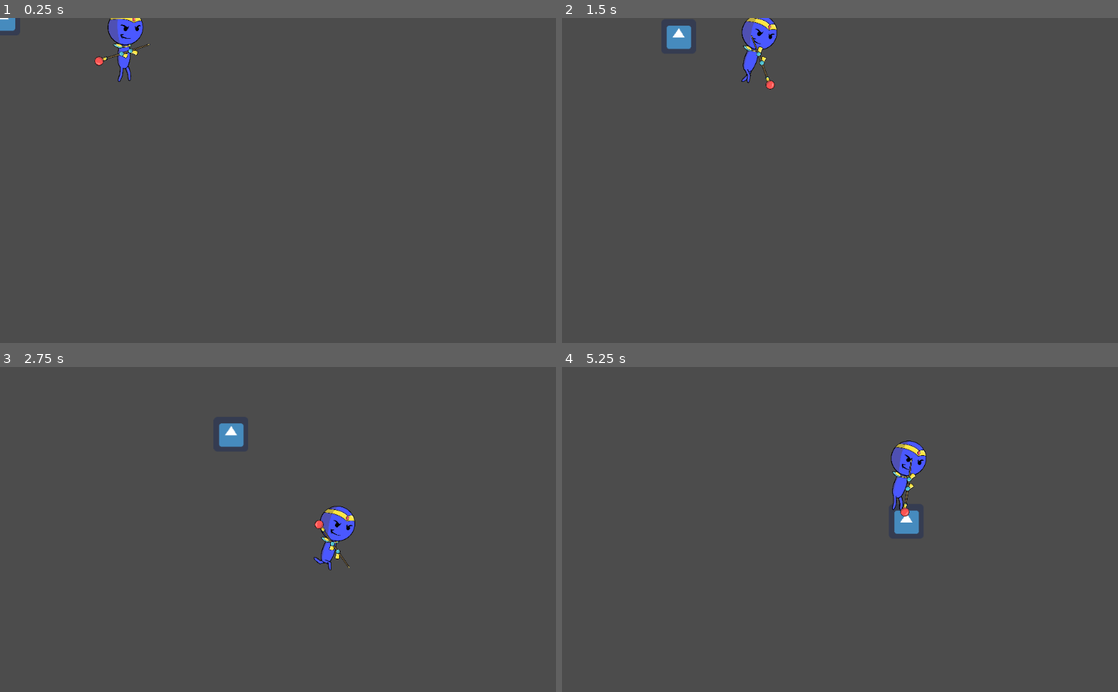
Above: before the commit, frames 1-4 (two rows, left to right).
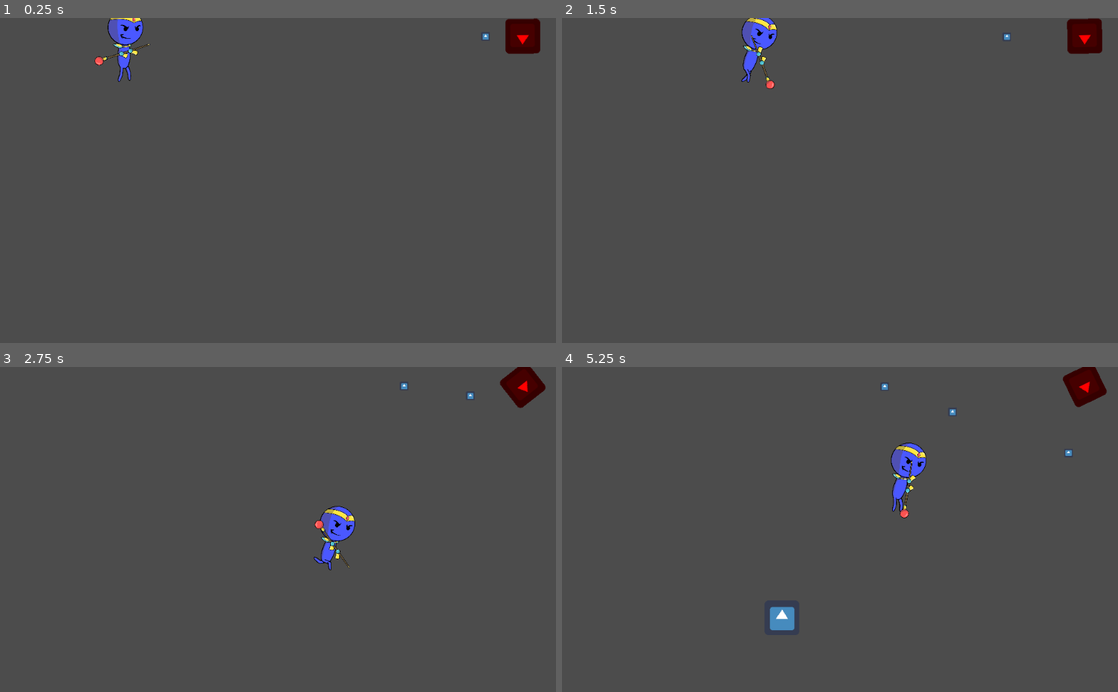
Above: after the commit, the same moments.

Repository: harchrisdytian/SUNY_Wowie_jam_2021
Game: Godot game, scene res://test_levels/Dale Test.tscn
The game is run twice, just before and just after one commit, with the same random seed, the same clock (stepped at 60 frames per second) and the same inputs. The project has no main scene, so this scene is started directly. The engine's default icon, where the game draws it, is replaced by a stand-in: a white triangle on a blue panel in a dark square.
Inputs (mouse positions are in pixels of both pictures, inside the frame that each line leads up to):
- Up to frame 1 (0.25 s): no input
- Up to frame 2 (1.5 s): move the mouse to (962, 164) at 0.52 s; hold D (right) 0.53-1.28 s; click (962, 164) at 0.67 s; move the mouse to (728, 196) at 1.27 s; hold S (backwards) from 1.28 s (still down); click (728, 196) at 1.42 s
- Up to frame 3 (2.75 s): move the mouse to (333, 458) at 2.02 s; release S (backwards) at 2.03 s; hold D (right) from 2.03 s (still down); click (333, 458) at 2.17 s
- Up to frame 4 (5.25 s): move the mouse to (812, 594) at 2.77 s; release D (right) at 2.78 s; hold W (forward) 2.78-3.53 s; click (812, 594) at 2.92 s; move the mouse to (1006, 578) at 3.52 s; hold A (left) 3.53-5.03 s; click (1006, 578) at 3.67 s; move the mouse to (673, 480) at 4.27 s; click (673, 480) at 4.42 s; move the mouse to (867, 529) at 5.02 s; hold S (backwards) from 5.03 s (still down); click (867, 529) at 5.17 s

The runs differ from the first frame. In frame 1, 0.8% of the frame differs, in the area x 0-98%, y 0-20%; in frame 2, 1.1%; in frame 3, 1.1%; in frame 4, 1.8%, in the area x 37-98%, y 0-81%.

Commit message:
turret

Diff:
--- /dev/null
+++ b/Development/Enemies/EnemyBullet.gd
@@ -0,0 +1,15 @@
+extends Area2D
+
+
+signal hit
+
+var velocity = Vector2(0,1)
+
+func _process(delta):
+	position += velocity
+
+
+
+func _on_EnemyBullet_body_entered(body):
+	if is_in_group("Player"):
+		emit_signal("hit")
--- a/Development/Enemies/Playerdetectionzone.gd
+++ b/Development/Enemies/Playerdetectionzone.gd
@@ -2,7 +2,6 @@
 
 
 var player = null
-
 
 
 func can_see_player():
--- /dev/null
+++ b/Development/Enemies/Turret.gd
@@ -0,0 +1,59 @@
+extends KinematicBody2D
+
+signal shoot(EnemyBullet,pos,vel)
+
+export (int) var detect_radius
+export (float) var fire_rate
+export (PackedScene) var EnemyBullet
+var vis_color = Color(.867, .91, .247, 0.1)
+
+var target
+var can_shoot = true
+var player
+
+func _ready():
+	$Sprite.self_modulate = Color(0.2, 0, 0)
+	#set the collision shape area's radius
+	var shape = CircleShape2D.new()
+	shape.radius = detect_radius
+	$Visibility/CollisionShape2D.shape = shape
+	$Shoottimer.wait_time = fire_rate
+
+func _physics_process(delta):
+	update()
+	if player != null:
+		look_at(player.position)
+		shoot()
+
+
+func shoot():
+	if can_shoot:
+		emit_signal("shoot", EnemyBullet, $Position2D.global_position, Vector2(1,0).rotated(rotation))
+		print("shooting")
+#		var b = EnemyBullet.instance()
+#		b.position = $Position2D.position
+#		b.velocity = Vector2(1,0)
+#		add_child(b)
+		$Shoottimer.start()
+		can_shoot = false
+
+func _on_Shoottimer_timeout():
+	can_shoot = true
+
+func _draw():
+	#displays the visibility area
+	draw_circle(Vector2(), detect_radius, vis_color)
+
+
+
+func _on_Visibility_body_entered(body):
+	if target:
+		return
+	target = body
+	$Sprite.self_modulate.r = 1.0
+
+
+func _on_Visibility_body_exited(body):
+	if body == target:
+		target = null
+		$Sprite.self_modulate.r = 0.2
--- a/Development/Enemies/Turret.tscn
+++ b/Development/Enemies/Turret.tscn
@@ -1,14 +1,22 @@
-[gd_scene load_steps=3 format=2]
+[gd_scene load_steps=5 format=2]
 
 [ext_resource path="res://Enemies/Turret.gd" type="Script" id=1]
 [ext_resource path="res://icon.png" type="Texture" id=2]
+[ext_resource path="res://Enemies/EnemyBullet.tscn" type="PackedScene" id=3]
+
+[sub_resource type="RectangleShape2D" id=1]
+extents = Vector2( 26.6785, 27.1663 )
 
 [node name="Turret" type="KinematicBody2D"]
 script = ExtResource( 1 )
-detect_radius = 200
+fire_rate = 0.5
+EnemyBullet = ExtResource( 3 )
 
 [node name="Sprite" type="Sprite" parent="."]
 texture = ExtResource( 2 )
+
+[node name="CollisionShape2D" type="CollisionShape2D" parent="."]
+shape = SubResource( 1 )
 
 [node name="Visibility" type="Area2D" parent="."]
 
@@ -16,6 +24,9 @@
 
 [node name="Shoottimer" type="Timer" parent="."]
 wait_time = 0.5
+
+[node name="Position2D" type="Position2D" parent="."]
+position = Vector2( 53.403, 0 )
 [connection signal="body_entered" from="Visibility" to="." method="_on_Visibility_body_entered"]
 [connection signal="body_exited" from="Visibility" to="." method="_on_Visibility_body_exited"]
 [connection signal="timeout" from="Shoottimer" to="." method="_on_Shoottimer_timeout"]
--- /dev/null
+++ b/Development/test_levels/Dale Test.gd
@@ -0,0 +1,13 @@
+extends Node2D
+
+#add this code to your level screen
+
+
+func _ready():
+	$Turret.player = $Player
+
+func shoot(scene,pos,vel):
+	var b = scene.instance()
+	b.position = pos
+	b.velocity = vel
+	add_child(b)
--- a/Development/test_levels/Dale Test.tscn
+++ b/Development/test_levels/Dale Test.tscn
@@ -1,15 +1,26 @@
-[gd_scene load_steps=4 format=2]
+[gd_scene load_steps=6 format=2]
 
 [ext_resource path="res://Enemies/Suicidebomber.tscn" type="PackedScene" id=1]
 [ext_resource path="res://Player/Player.tscn" type="PackedScene" id=2]
-[ext_resource path="res://Player/bullet.tscn" type="PackedScene" id=3]
+[ext_resource path="res://Enemies/Turret.tscn" type="PackedScene" id=3]
+[ext_resource path="res://Player/bullet.tscn" type="PackedScene" id=4]
+[ext_resource path="res://test_levels/Dale Test.gd" type="Script" id=5]
 
 [node name="Dale Test" type="Node2D"]
+script = ExtResource( 5 )
 
 [node name="Suicidebomber" parent="." instance=ExtResource( 1 )]
+visible = false
 position = Vector2( 0, -0.397217 )
 
 [node name="Player" parent="." instance=ExtResource( 2 )]
 position = Vector2( 230.452, 39.107 )
+scale = Vector2( 1, 0.991957 )
 collision_mask = 6
-bullet = ExtResource( 3 )
+bullet = ExtResource( 4 )
+
+[node name="Turret" parent="." instance=ExtResource( 3 )]
+position = Vector2( 962.791, 33.65 )
+collision_layer = 2
+fire_rate = 2.0
+[connection signal="shoot" from="Turret" to="." method="shoot"]
